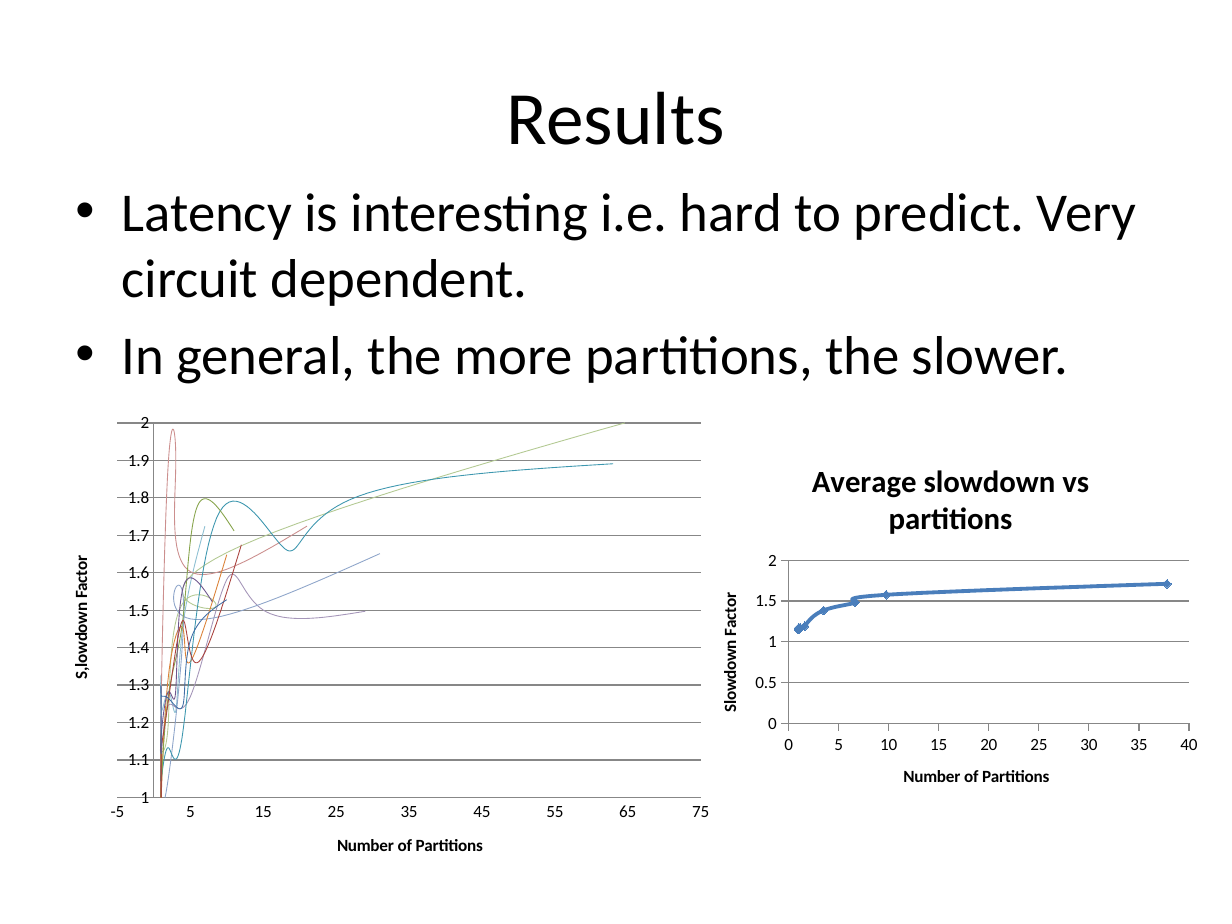
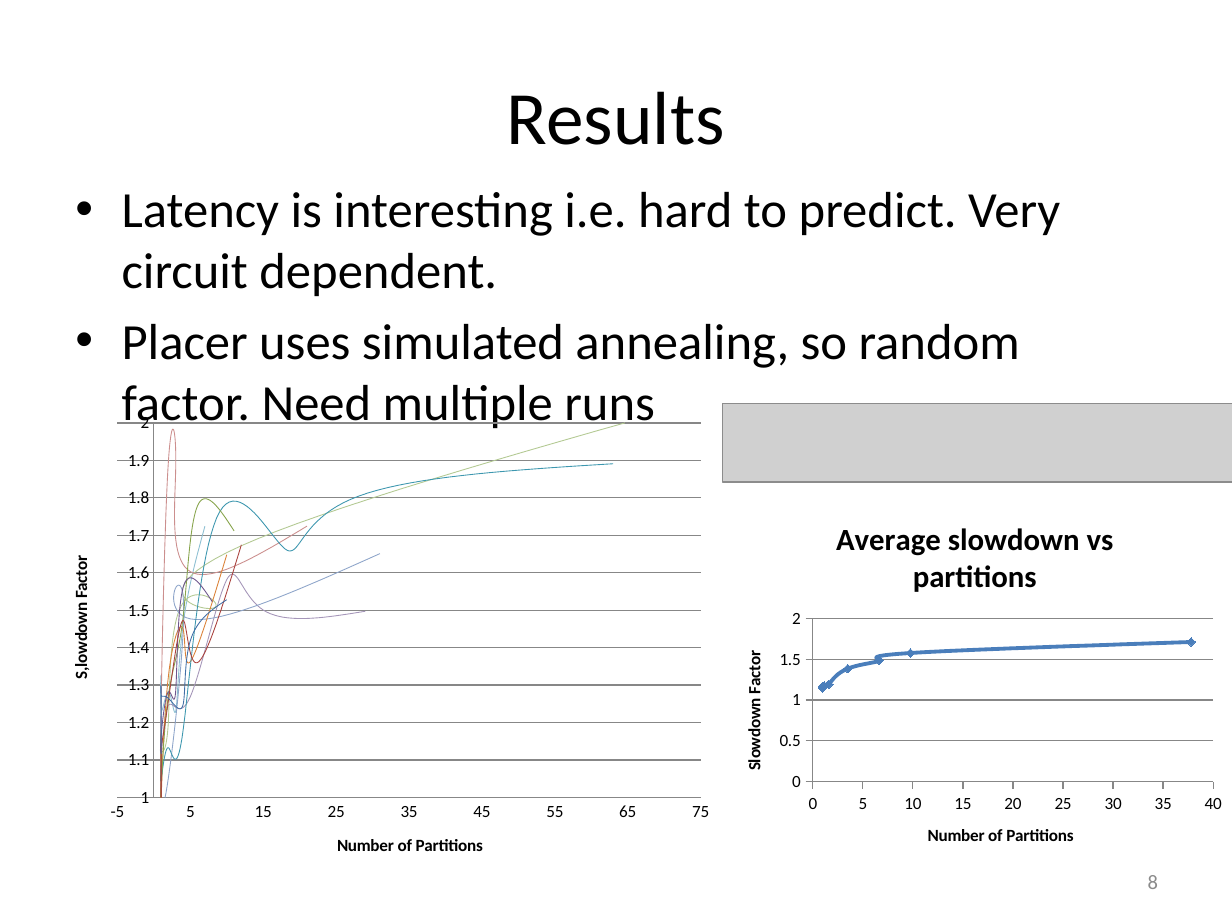
Before and after one commit to Jemima/ths, a slide deck: slide 8 of demo.pptx (slide 9 before the commit). Drawn at 1232x924 pixels with LibreOffice and Linux fonts; fonts in the diff are those of the drawing; grey boxes stand for pictures. Boxes give left, top, right and bottom in pixels: in the first picture for what was removed or moved away, otherwise in the second. Text is boxed around its words. In the diff, an @@ line names an element or a change of style, - is before the commit and + after.

```diff
--- a/demo.pptx
+++ b/demo.pptx
@@ text at (122,192,1060,296): size 32 to 29.6 pt in "Latency is interesting i.e. hard to predict. ..." @@
@@ text at (122,324,1020,432): text changed; size 32 to 29.6 pt @@
-• In general, the more partitions, the slower.
+• Placer uses simulated annealing, so random factor. Need multiple runs
@@ picture added at (723,404,1232,483) @@
@@ scatter smooth chart: place and size @@
-scatter smooth chart at (694,442,1207,812)
+scatter smooth chart at (718,500,1232,870)
@@ page number added at (1148,875,1158,889), 12 pt, text #8C8C8C @@
+8
```
Also in this commit, not shown: 6 other slides changed, 2 slides added, 5 slides removed, 11 other files.
